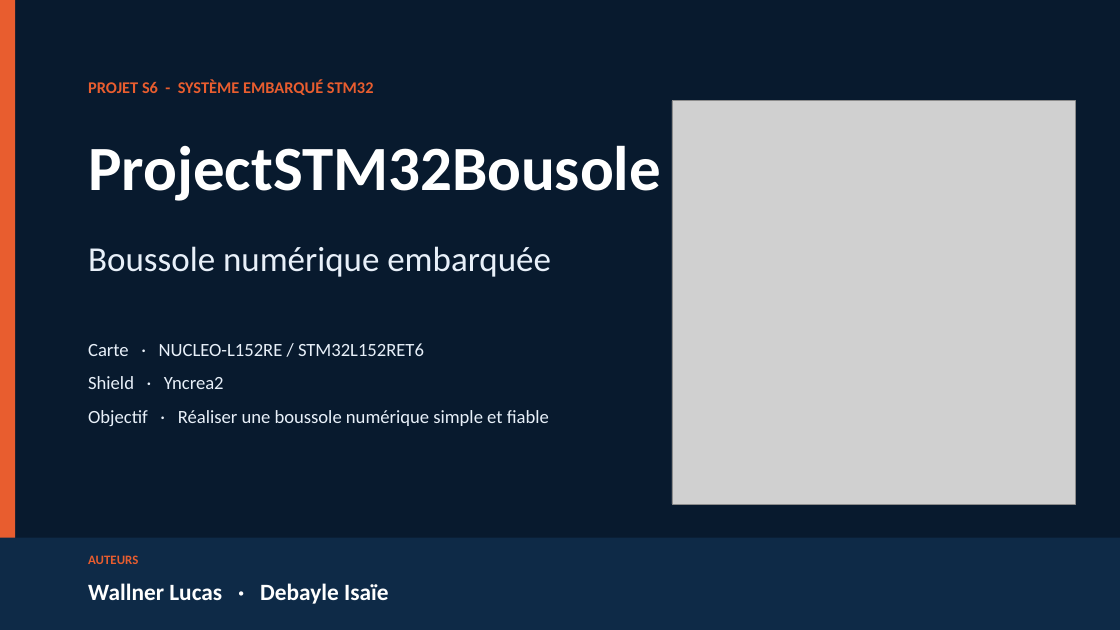
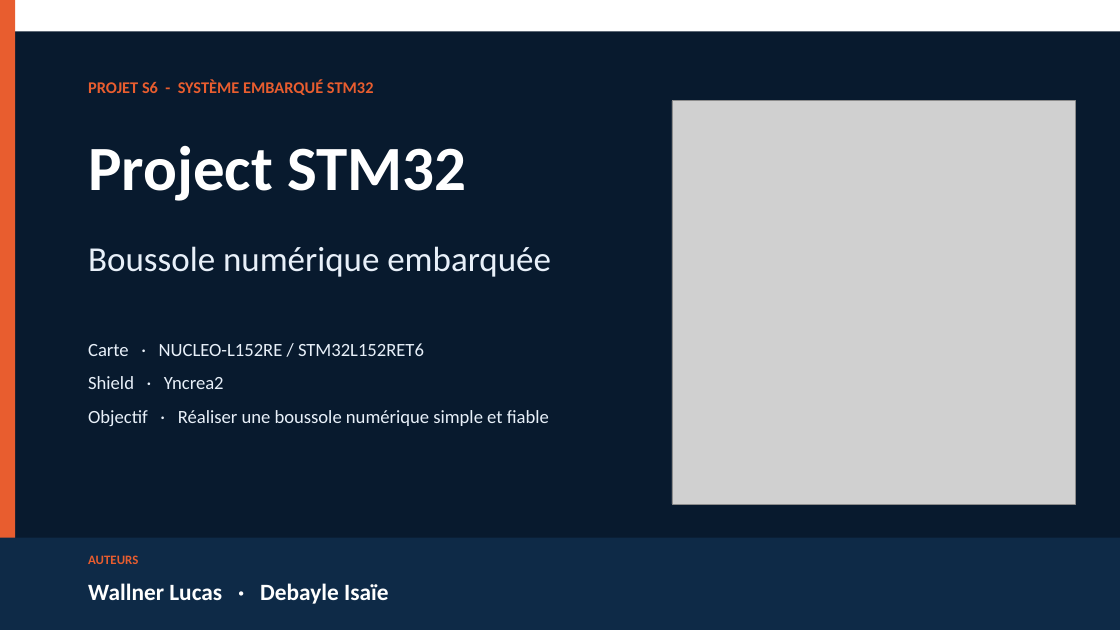
Before and after one commit to LucasWllnr/ProjectSTM32Bousole, a slide deck: slide 1 of Projet_STM32_Presentation VF.pptx. Drawn at 1120x630 pixels with LibreOffice and Linux fonts; fonts in the diff are those of the drawing; grey boxes stand for pictures. Boxes give left, top, right and bottom in pixels: in the first picture for what was removed or moved away, otherwise in the second. Text is boxed around its words. In the diff, an @@ line names an element or a change of style, - is before the commit and + after.

```diff
--- a/Projet_STM32_Presentation VF.pptx
+++ b/Projet_STM32_Presentation VF.pptx
@@ rectangle resized from (x1=0, y1=0, x2=1120, y2=630) to (x1=0, y1=31, x2=1120, y2=630) @@
@@ text at (x1=88, y1=146, x2=466, y2=201): text changed @@
-ProjectSTM32Bousole
+Project STM32
```
Also in this commit, not shown: 1 other slide changed, 1 other file.
